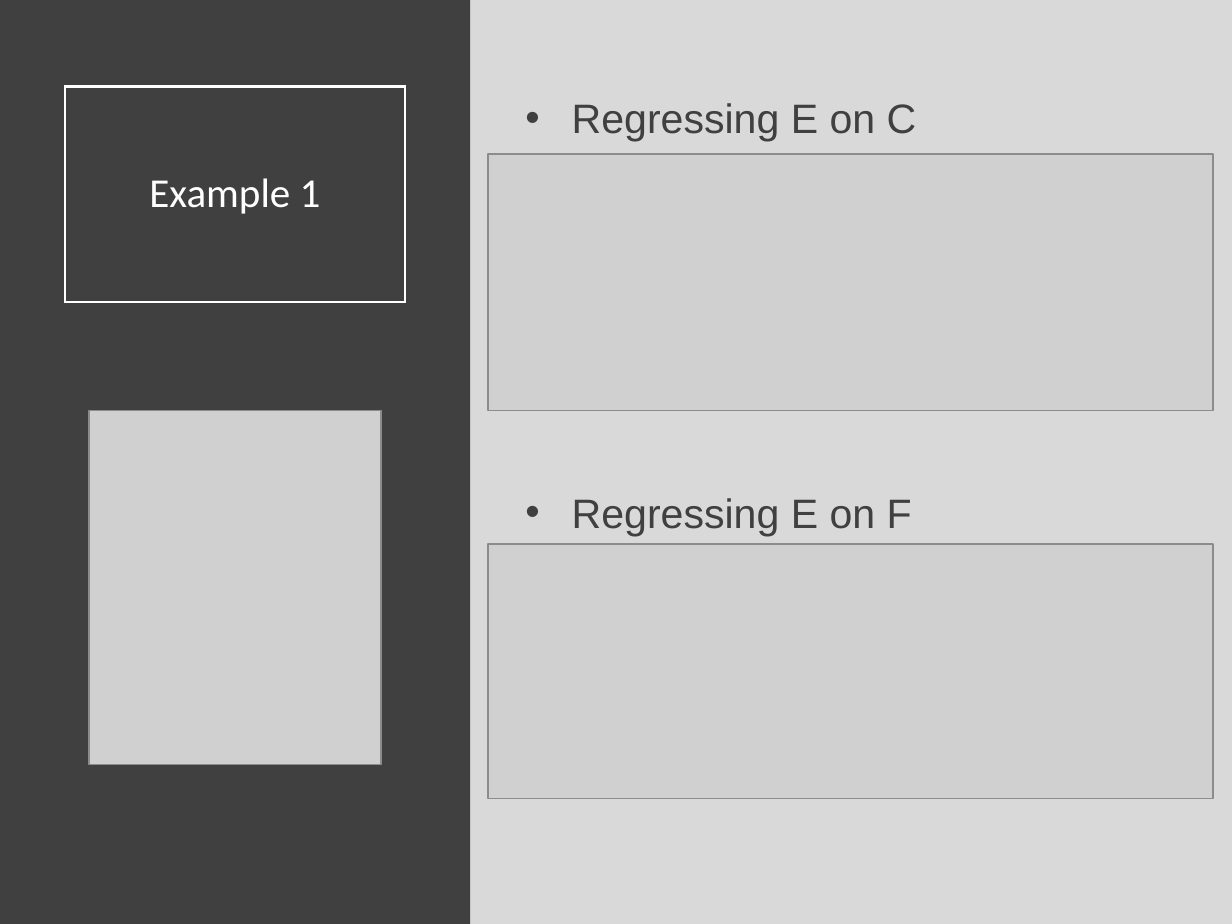
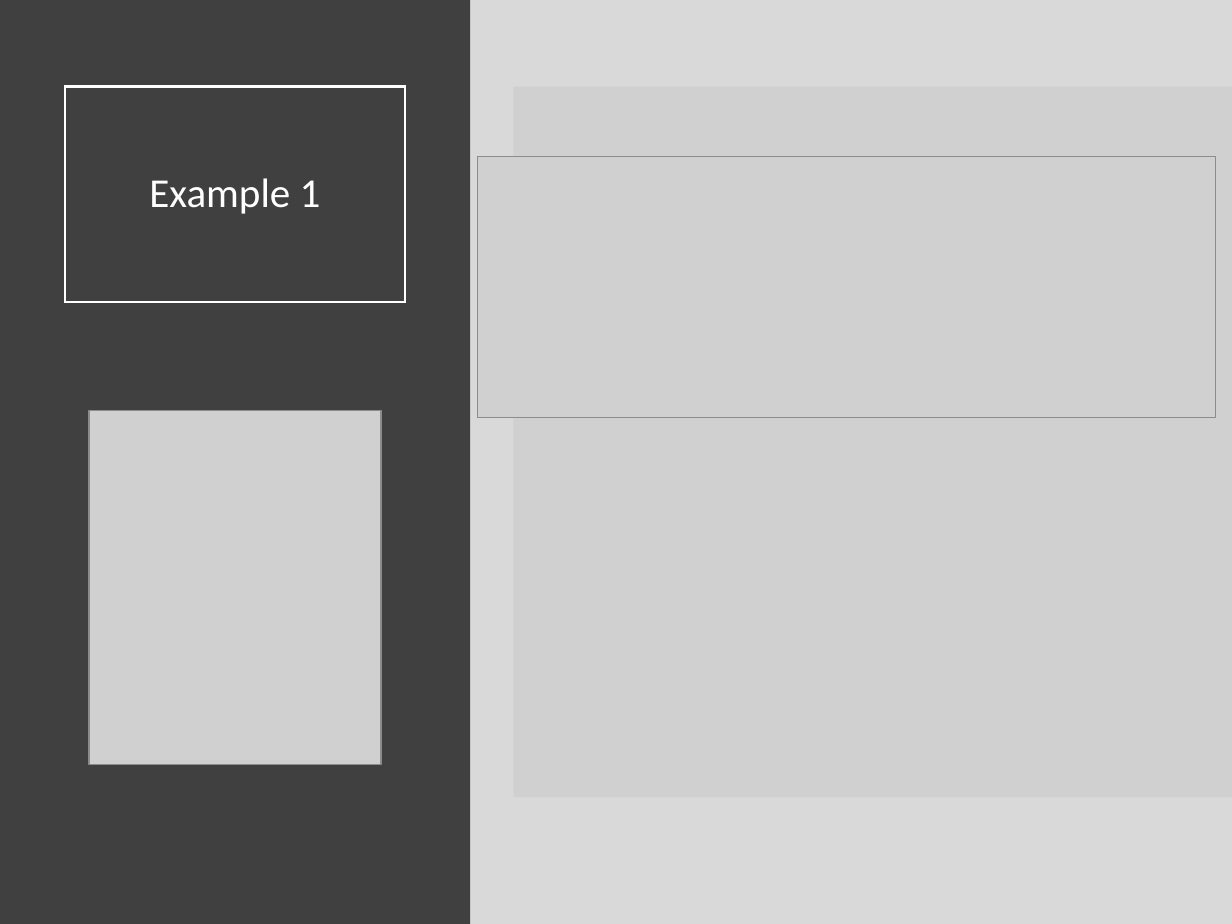
Before and after one commit to Yixf-Self/STOR320_WEBSITE, a slide deck: slide 6 of Lecture/Lecture 27/Lecture 27.pptx (slide 5 before the commit). Drawn at 1232x924 pixels with LibreOffice and Linux fonts; fonts in the diff are those of the drawing; grey boxes stand for pictures. Boxes give left, top, right and bottom in pixels: in the first picture for what was removed or moved away, otherwise in the second. Text is boxed around its words. In the diff, an @@ line names an element or a change of style, - is before the commit and + after.

Commit message:
Lecture 27 Update

```diff
--- a/Lecture/Lecture 27/Lecture 27.pptx
+++ b/Lecture/Lecture 27/Lecture 27.pptx
@@ picture added at (514, 86, 1232, 797) @@
@@ text removed at (572, 103, 917, 536) @@
-• Regressing E on C
-• Regressing E on F
@@ picture: place and size @@
-picture at (488, 154, 1214, 410)
+picture at (478, 156, 1216, 418)
@@ picture removed at (488, 545, 1214, 798) @@
```
Also in this commit, not shown: 18 slides added, 5 other files.
